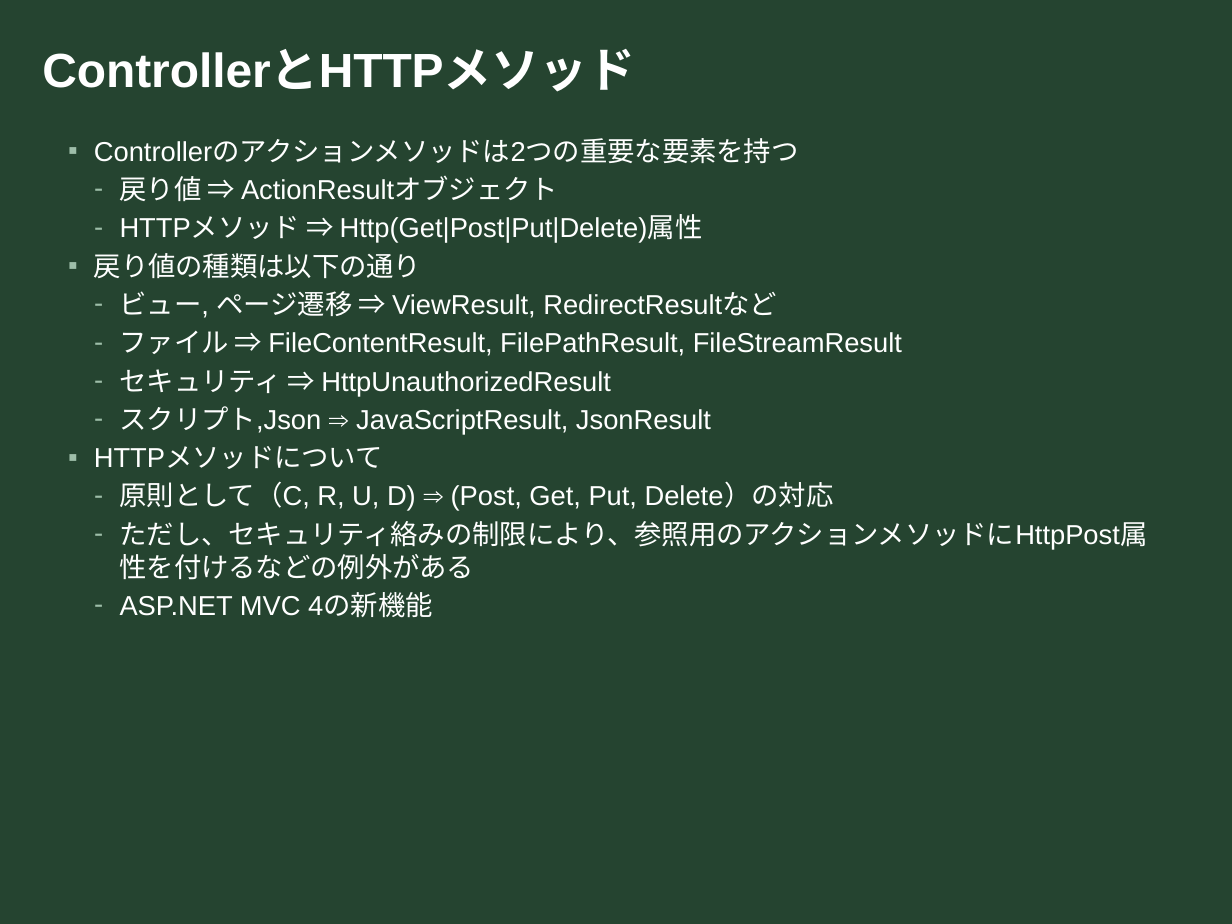
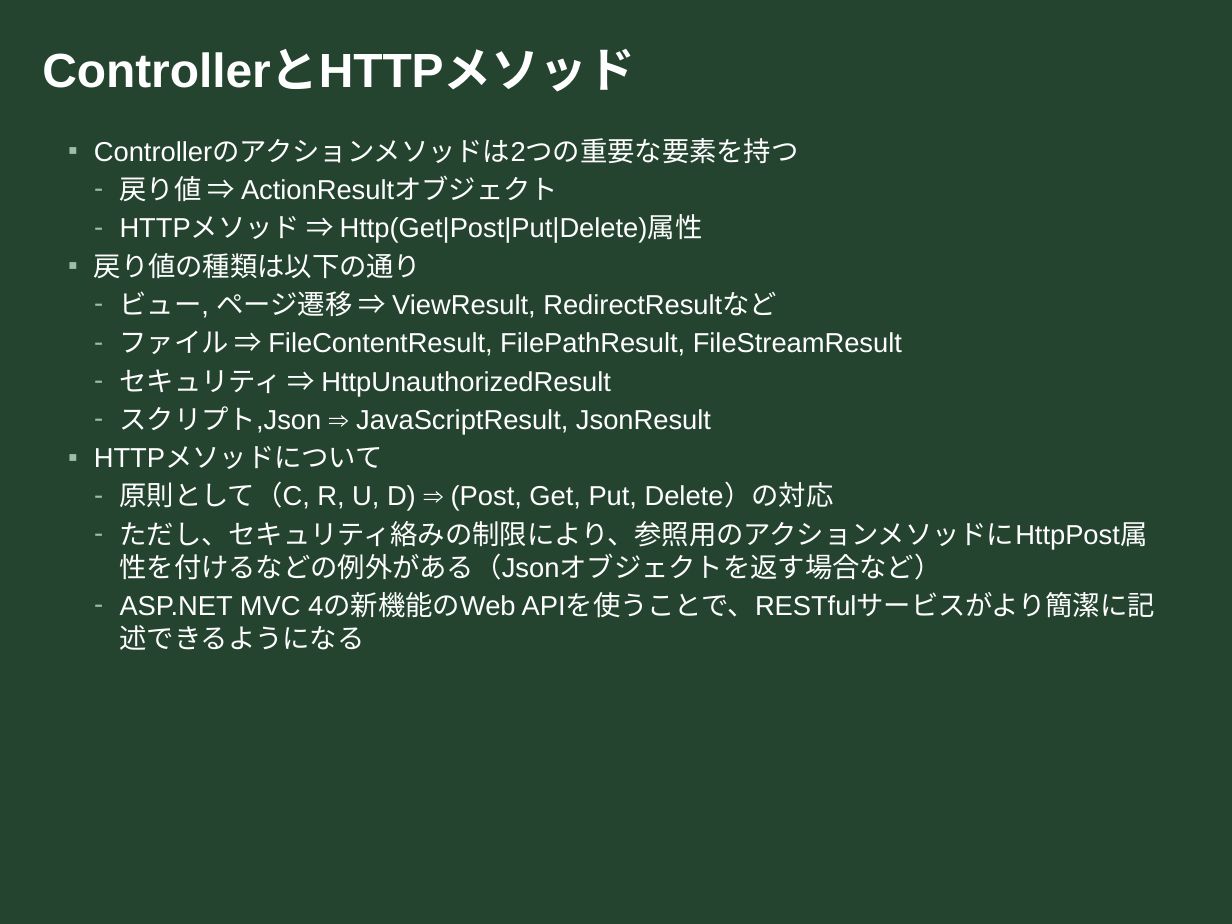
Before and after one commit to umebayashi/workshop, a slide deck: slide 25 of 20120725_Ava_MVC/Presentation/MVC_is_Dead.pptx. Drawn at 1232x924 pixels with LibreOffice and Linux fonts; fonts in the diff are those of the drawing; background and template pictures are left out. Boxes give left, top, right and bottom in pixels: in the first picture for what was removed or moved away, otherwise in the second. Text is boxed around its words. In the diff, an @@ line names an element or a change of style, - is before the commit and + after.

Commit message:
ちょっと修正

```diff
--- a/20120725_Ava_MVC/Presentation/MVC_is_Dead.pptx
+++ b/20120725_Ava_MVC/Presentation/MVC_is_Dead.pptx
@@ text at box(120, 521, 1155, 618): text changed @@
-  – ただし、セキュリティ絡みの制限により、参照用のアクションメソッドにHttpPost属性を付けるなどの例外がある
-  – ASP.NET MVC 4の新機能
+  – ただし、セキュリティ絡みの制限により、参照用のアクションメソッドにHttpPost属性を付けるなどの例外がある（Jsonオブジェクトを返す場合など）
+  – ASP.NET MVC 4の新機能のWeb APIを使うことで、RESTfulサービスがより簡潔に記述できるようになる
```
